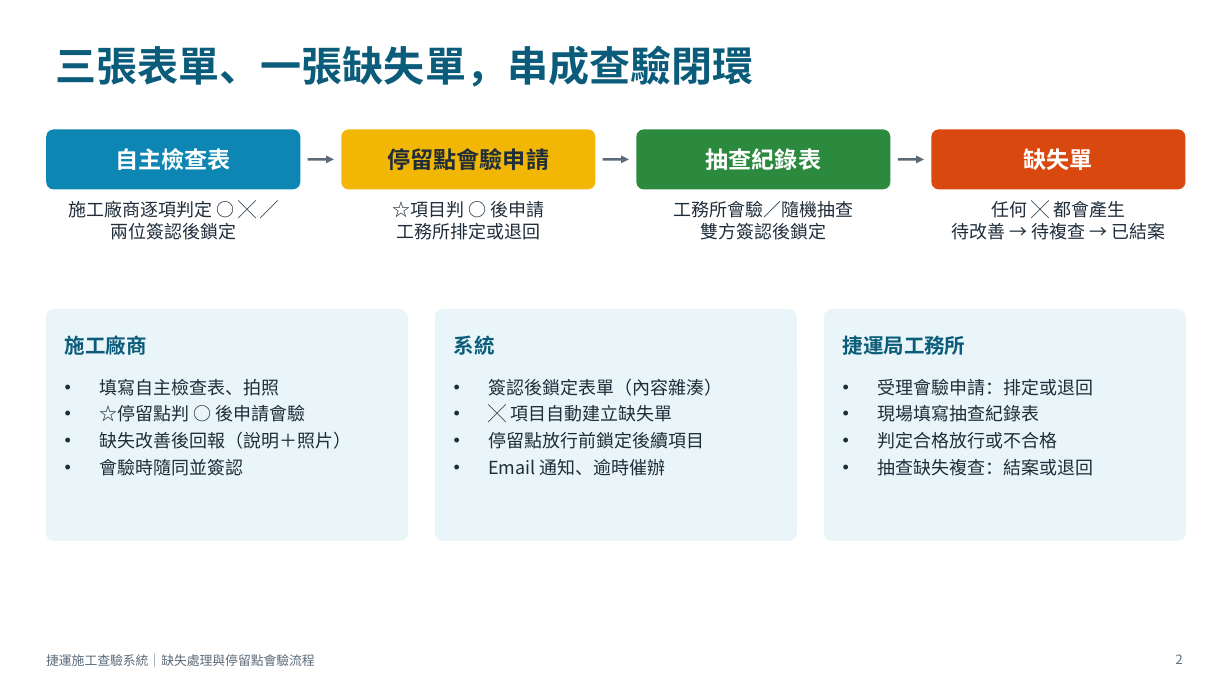
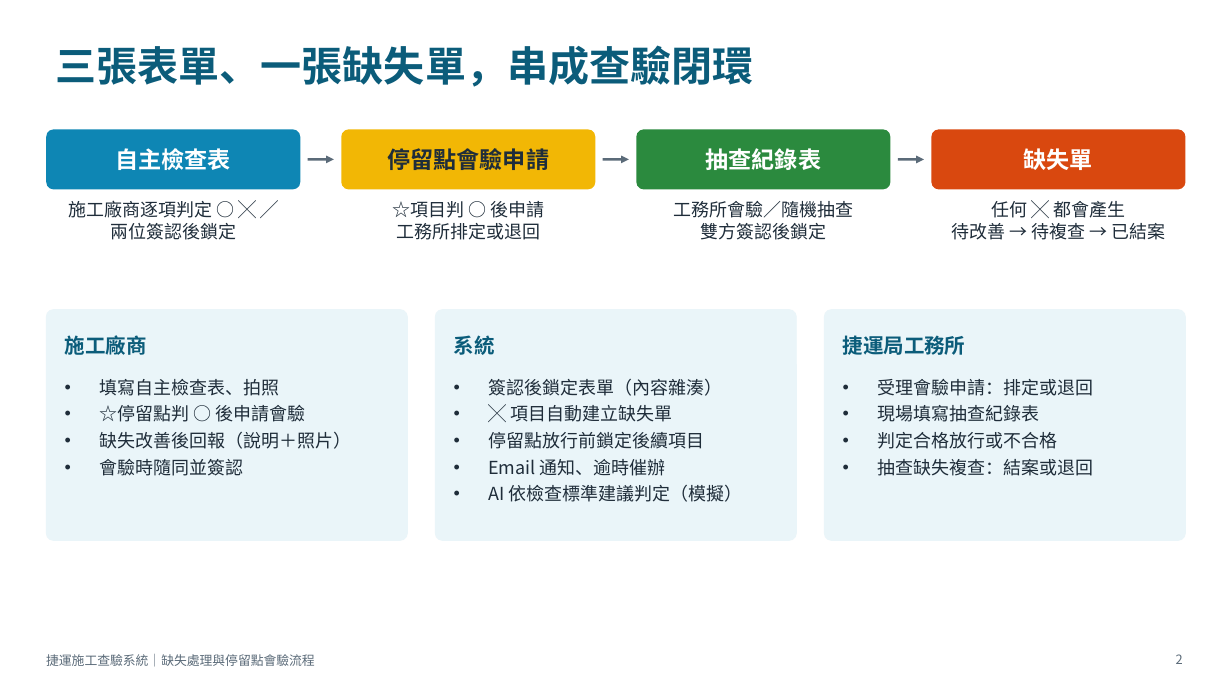
Before and after one commit to brianchou7310/MRT-Construction-QMS, a slide deck: slide 2 of 捷運施工查驗系統_缺失與停留點流程說明.pptx. Drawn at 1232x693 pixels with LibreOffice and Linux fonts; fonts in the diff are those of the drawing. Boxes give left, top, right and bottom in pixels: in the first picture for what was removed or moved away, otherwise in the second. Text is boxed around its words. In the diff, an @@ line names an element or a change of style, - is before the commit and + after.

```diff
--- a/捷運施工查驗系統_缺失與停留點流程說明.pptx
+++ b/捷運施工查驗系統_缺失與停留點流程說明.pptx
@@ text at box(488, 485, 743, 502): paragraph added @@
+• AI 依檢查標準建議判定（模擬）
```
Also in this commit, not shown: 4 other slides changed, 1 slide added, 1 other file.
